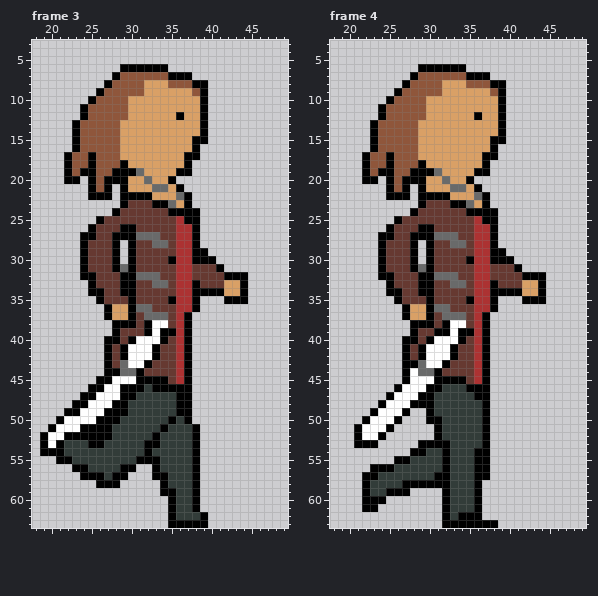
Pixel-art file -- Assets/Sprites/Ebrina/ebrinarun.aseprite. That is the earlier state.
64x64 pixels, 6 frames. Shown: frame 3: x 18..49, y 3..63; frame 4: x 18..49, y 3..63. The commit also changed other frames, which this record leaves out.
New version:
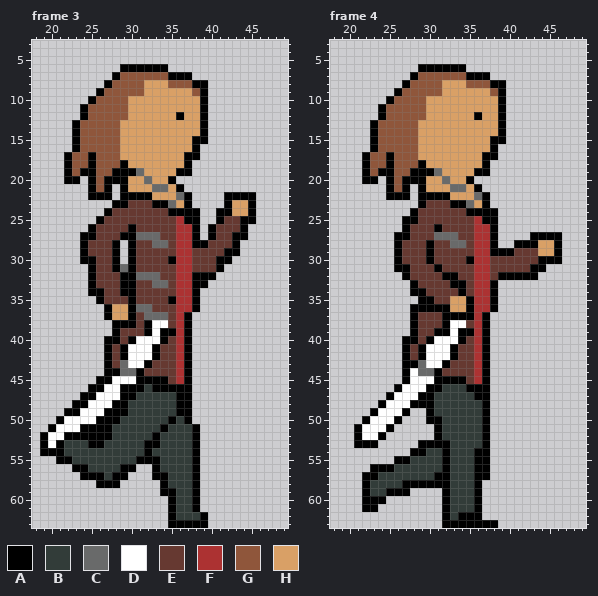
Palette (. is transparent): A #000000  B #323c39  C #696a6a  D #ffffff  E #663931  F #ac3232  G #8f563b  H #d9a066
Message: better run
The edit:
{"where": "frame 3"}
{"frame":3,"y":22,"x":42,"old":"....","new":"AAAA"}
{"frame":3,"y":23,"x":28,"old":".","new":"A"}
{"frame":3,"y":23,"x":42,"old":"....","new":"AHHA"}
{"frame":3,"y":24,"x":27,"old":".A","new":"AE"}
{"frame":3,"y":24,"x":41,"old":".....","new":"AAHHA"}
{"frame":3,"y":25,"x":41,"old":".....","new":"AEEAA"}
{"frame":3,"y":26,"x":29,"old":"A","new":"E"}
{"frame":3,"y":26,"x":40,"old":".....","new":"AEEEA"}
{"frame":3,"y":27,"x":28,"old":"A","new":"E"}
{"frame":3,"y":27,"x":40,"old":".....","new":"AEEAA"}
{"frame":3,"y":28,"x":39,"old":".....","new":"AEEEA"}
{"frame":3,"y":29,"x":38,"old":"AA....","new":"EEEEAA"}
{"frame":3,"y":30,"x":25,"old":"E","new":"A"}
{"frame":3,"y":30,"x":38,"old":"AAA..","new":"EEEAA"}
{"frame":3,"y":31,"x":24,"old":"AE","new":".A"}
{"frame":3,"y":32,"x":24,"old":"A","new":"."}
{"frame":3,"y":32,"x":38,"old":"EEEEAAA","new":"AAA...."}
{"frame":3,"y":33,"x":39,"old":"EEEHHA","new":"A....."}
{"frame":3,"y":34,"x":39,"old":"AAAHHA","new":"......"}
{"frame":3,"y":35,"x":42,"old":"AAA","new":"..."}
{"where": "frame 4"}
{"frame":4,"y":25,"x":26,"old":"AEE","new":".AA"}
{"frame":4,"y":26,"x":25,"old":"AEE","new":"..A"}
{"frame":4,"y":26,"x":29,"old":"AAE","new":"EEA"}
{"frame":4,"y":27,"x":24,"old":"AAEEAAA","new":"..AAEEE"}
{"frame":4,"y":27,"x":43,"old":"....","new":"AAAA"}
{"frame":4,"y":28,"x":24,"old":"AEE","new":"..A"}
{"frame":4,"y":28,"x":28,"old":"A.","new":"EE"}
{"frame":4,"y":28,"x":41,"old":"......","new":"AAAHHA"}
{"frame":4,"y":29,"x":24,"old":"AEE","new":"..A"}
{"frame":4,"y":29,"x":28,"old":"A.","new":"EE"}
{"frame":4,"y":29,"x":40,"old":".......","new":"AEEEHHA"}
{"frame":4,"y":30,"x":24,"old":"AEE","new":"..A"}
{"frame":4,"y":30,"x":28,"old":"A.","new":"EE"}
{"frame":4,"y":30,"x":38,"old":"AAA......","new":"EEEEEEAAA"}
{"frame":4,"y":31,"x":24,"old":"AEEEACAE","new":"..AAEEEA"}
{"frame":4,"y":31,"x":41,"old":"A...","new":"EEAA"}
{"frame":4,"y":32,"x":24,"old":"AAEE","new":"...A"}
{"frame":4,"y":32,"x":29,"old":"AACCC","new":"EEEAA"}
{"frame":4,"y":32,"x":39,"old":"EEE","new":"AAA"}
{"frame":4,"y":32,"x":44,"old":"A","new":"."}
{"frame":4,"y":33,"x":25,"old":"AEEEAA","new":"...AEE"}
{"frame":4,"y":33,"x":33,"old":"CC","new":"AA"}
{"frame":4,"y":33,"x":39,"old":"EEEHHA","new":"......"}
{"frame":4,"y":34,"x":25,"old":"AAEE","new":"...A"}
{"frame":4,"y":34,"x":30,"old":"A","new":"E"}
{"frame":4,"y":34,"x":34,"old":"E","new":"A"}
{"frame":4,"y":34,"x":39,"old":"AAAHHA","new":"......"}
{"frame":4,"y":35,"x":26,"old":"AEEE","new":"...A"}
{"frame":4,"y":35,"x":33,"old":"EE","new":"HH"}
{"frame":4,"y":35,"x":42,"old":"AAA","new":"..."}
{"frame":4,"y":36,"x":27,"old":"AHH","new":".AA"}
{"frame":4,"y":36,"x":31,"old":"CCEEE","new":"AAHHA"}
{"frame":4,"y":37,"x":27,"old":"AHHA","new":".AEE"}
{"frame":4,"y":37,"x":32,"old":"CCCE","new":"AAAA"}
{"frame":4,"y":38,"x":29,"old":"AA","new":"EE"}
{"label":"changed","picture_box":[192,192,256,304]}
{"label":"changed","picture_box":[80,200,128,280]}
{"label":"changed","picture_box":[378,216,562,328]}
